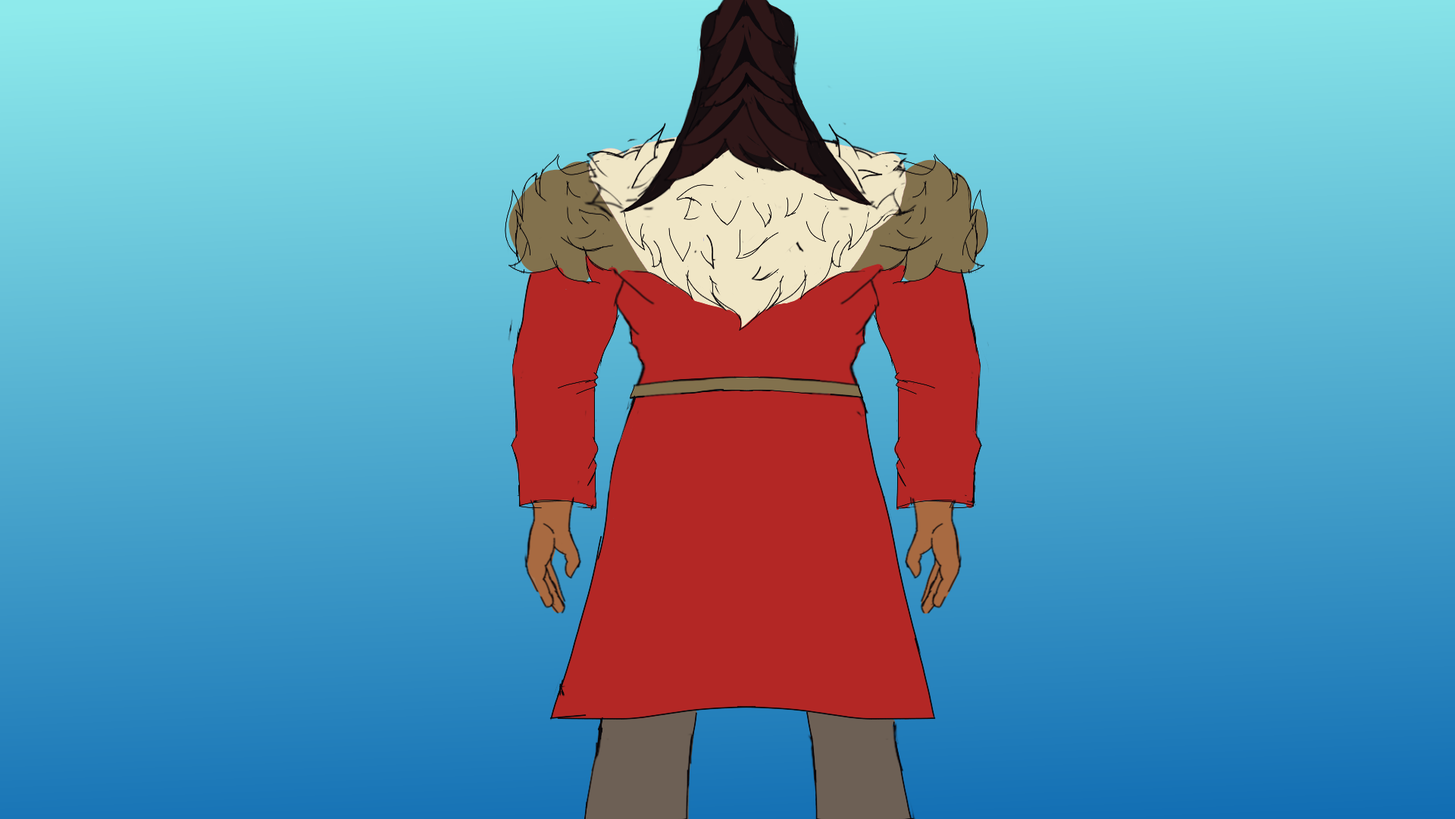
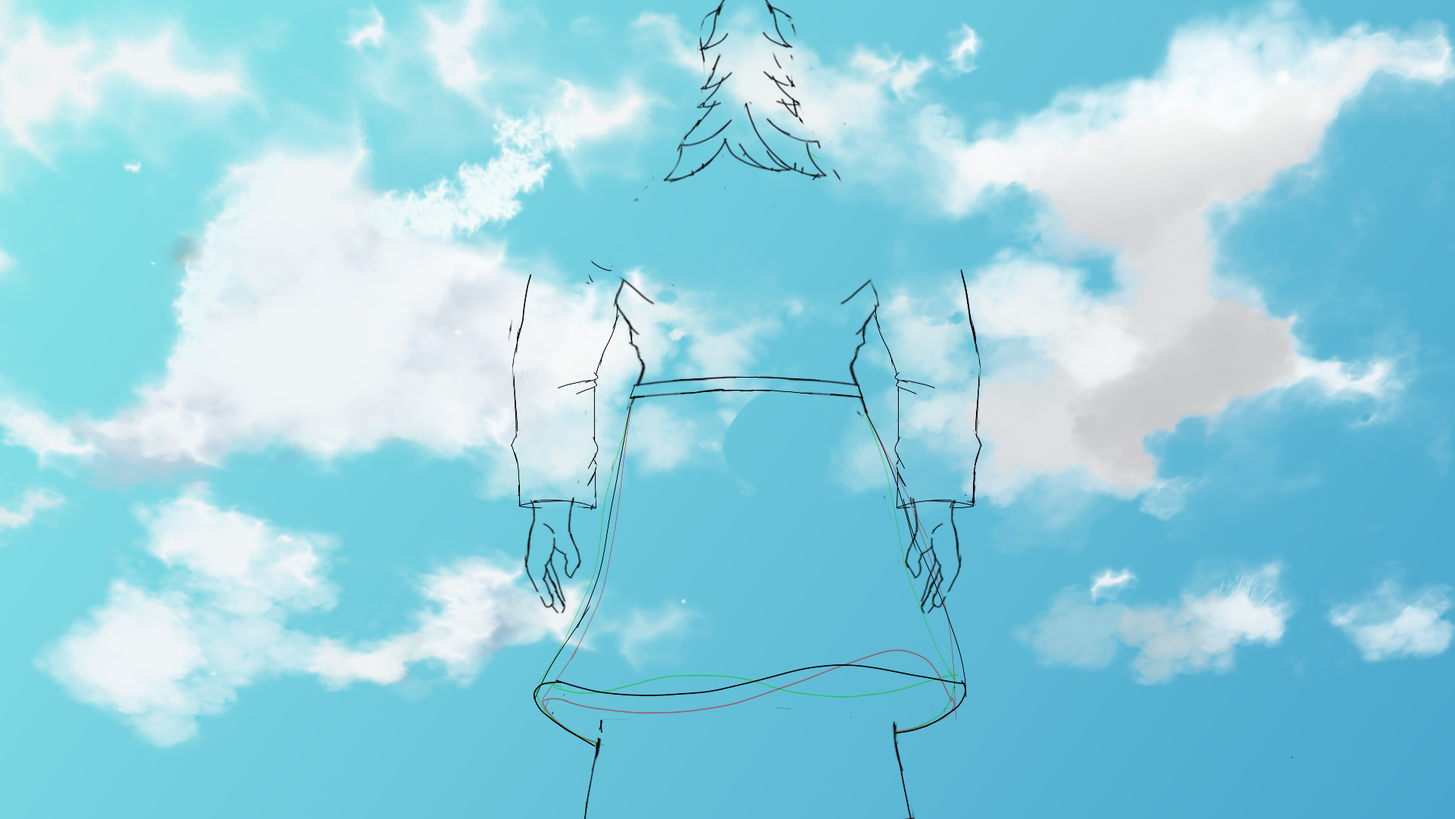
The second 1455px x 819px image is a revision of the first. Changes to its layers:
painted on "Hair" over [582, 0, 874, 340]
painted on "Body" over [485, 48, 1019, 819]
added layer "Paint Layer 16" in group "LineArt" over [485, 388, 971, 728]
moved "Paint Layer 4" into group "Group 12", painted on it over [582, 0, 874, 243]
moved "Paint Layer 6" into group "Group 12", painted on it over [0, 0, 1455, 819]
moved "Paint Layer 3" into group "Group 12", painted on it over [485, 145, 1019, 819]
removed layer "Paint Layer 5" over [0, 0, 1455, 819]
added group "Group 13" with 2 layers above "Background" over [0, 0, 1455, 819]
added layer "Paint Layer 11" in group "Group 13" over [0, 0, 1455, 777]
added layer "Background" (1st of 2, in "Group 13") in group "Group 13" over [0, 0, 1455, 819]
painted on "Background" (2nd of 2) over [0, 0, 1455, 819]
